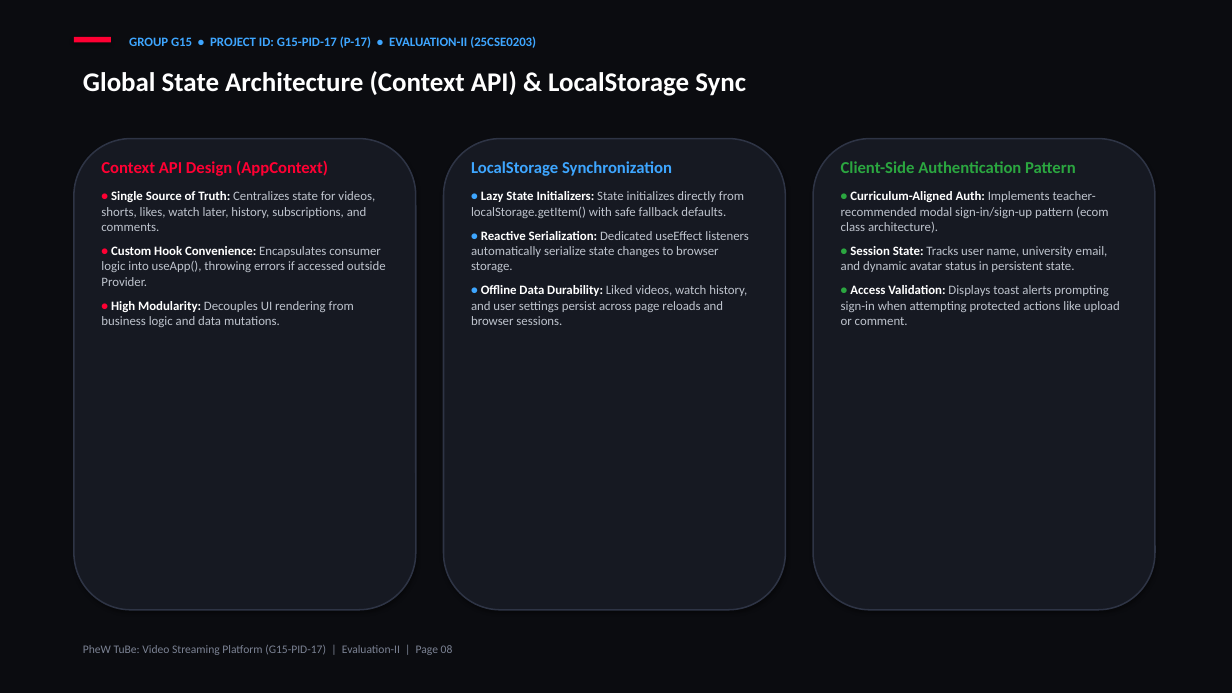
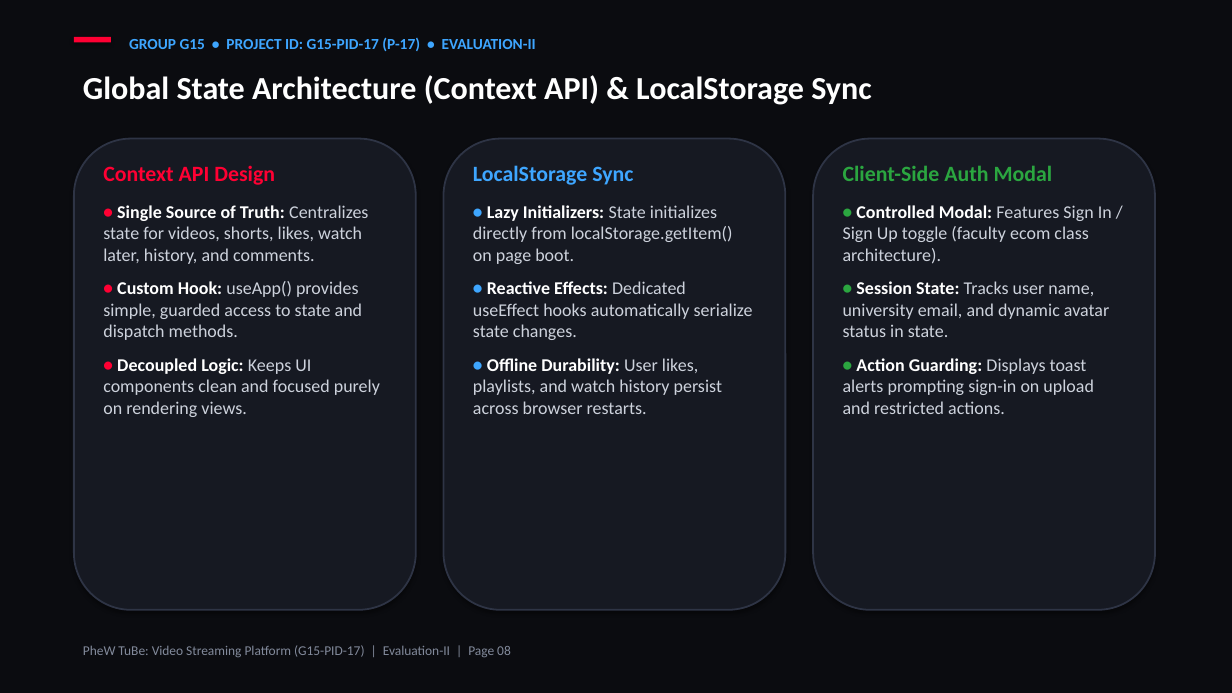
Before and after one commit to kishan-777/Front-End-Engineering_Evaluation-based-project, a slide deck: slide 8 of G15-PID-17.pptx. Drawn at 1232x693 pixels with LibreOffice and Linux fonts; fonts in the diff are those of the drawing. Boxes give left, top, right and bottom in pixels: in the first picture for what was removed or moved away, otherwise in the second. Text is boxed around its words. In the diff, an @@ line names an element or a change of style, - is before the commit and + after.

Commit message:
docs(presentation): update G15-PID-17 PPTX and PDF with 14pt fonts, real image showcases, and slide alignment

```diff
--- a/G15-PID-17.pptx
+++ b/G15-PID-17.pptx
@@ text at (129,37,536,51): text changed; size 10 to 12 pt @@
-GROUP G15 • PROJECT ID: G15-PID-17 (P-17) • EVALUATION-II (25CSE0203)
+GROUP G15 • PROJECT ID: G15-PID-17 (P-17) • EVALUATION-II
@@ text "Global State Architecture (Context API) ..." at (83,75,871,105): size 21 to 25 pt @@
@@ outline #2E3445 1.2 pt to #2E3445 1.4 pt in 3 elements at (74,139,416,610), (444,139,786,610), (813,139,1155,610) @@
@@ text at (103,165,380,417): text changed; size 10 to 14 pt; text colour #BEC3CD to #CDD2DC @@
-Context API Design (AppContext)
-• Single Source of Truth: Centralizes state for videos, shorts, likes, watch later, history, subscriptions, and comments.
-• Custom Hook Convenience: Encapsulates consumer logic into useApp(), throwing errors if accessed outside Provider.
-• High Modularity: Decouples UI rendering from business logic and data mutations.
+Context API Design
+• Single Source of Truth: Centralizes state for videos, shorts, likes, watch later, history, and comments.
+• Custom Hook: useApp() provides simple, guarded access to state and dispatch methods.
+• Decoupled Logic: Keeps UI components clean and focused purely on rendering views.
@@ text at (473,165,753,414): text changed; size 10 to 14 pt; text colour #BEC3CD to #CDD2DC @@
-LocalStorage Synchronization
-• Lazy State Initializers: State initializes directly from localStorage.getItem() with safe fallback defaults.
-• Reactive Serialization: Dedicated useEffect listeners automatically serialize state changes to browser storage.
-• Offline Data Durability: Liked videos, watch history, and user settings persist across page reloads and browser sessions.
+LocalStorage Sync
+• Lazy Initializers: State initializes directly from localStorage.getItem() on page boot.
+• Reactive Effects: Dedicated useEffect hooks automatically serialize state changes.
+• Offline Durability: User likes, playlists, and watch history persist across browser restarts.
@@ text at (843,165,1112,414): text changed; size 10 to 14 pt; text colour #BEC3CD to #CDD2DC @@
-Client-Side Authentication Pattern
-• Curriculum-Aligned Auth: Implements teacher-recommended modal sign-in/sign-up pattern (ecom class architecture).
-• Session State: Tracks user name, university email, and dynamic avatar status in persistent state.
-• Access Validation: Displays toast alerts prompting sign-in when attempting protected actions like upload or comment.
+Client-Side Auth Modal
+• Controlled Modal: Features Sign In / Sign Up toggle (faculty ecom class architecture).
+• Session State: Tracks user name, university email, and dynamic avatar status in state.
+• Action Guarding: Displays toast alerts prompting sign-in on upload and restricted actions.
@@ text "PheW TuBe: Video Streaming Platform ..." at (83,645,511,657): size 9 to 10.5 pt, text colour #7B8293 to #828A9B @@
```
Also in this commit, not shown: 10 other slides changed, 1 slide added, 1 slide removed, 1 other file.
